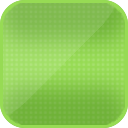
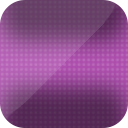
Layers edited between the first and the second w=128, h=128 image:
added group "Purple Button" with 2 layers above "Green Button" over box(0, 0, 128, 128)
added layer "Background" (4th of 5, in "Purple Button") in group "Purple Button" over box(0, 0, 128, 128)
hid group "Green Button" (2 layers) over box(0, 0, 128, 128)
